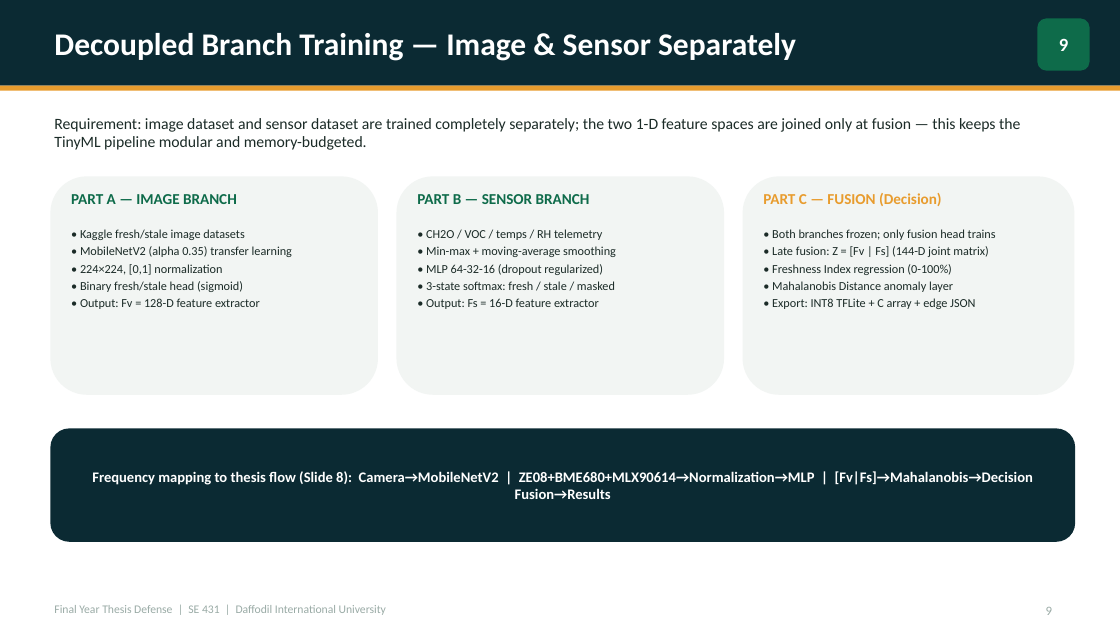
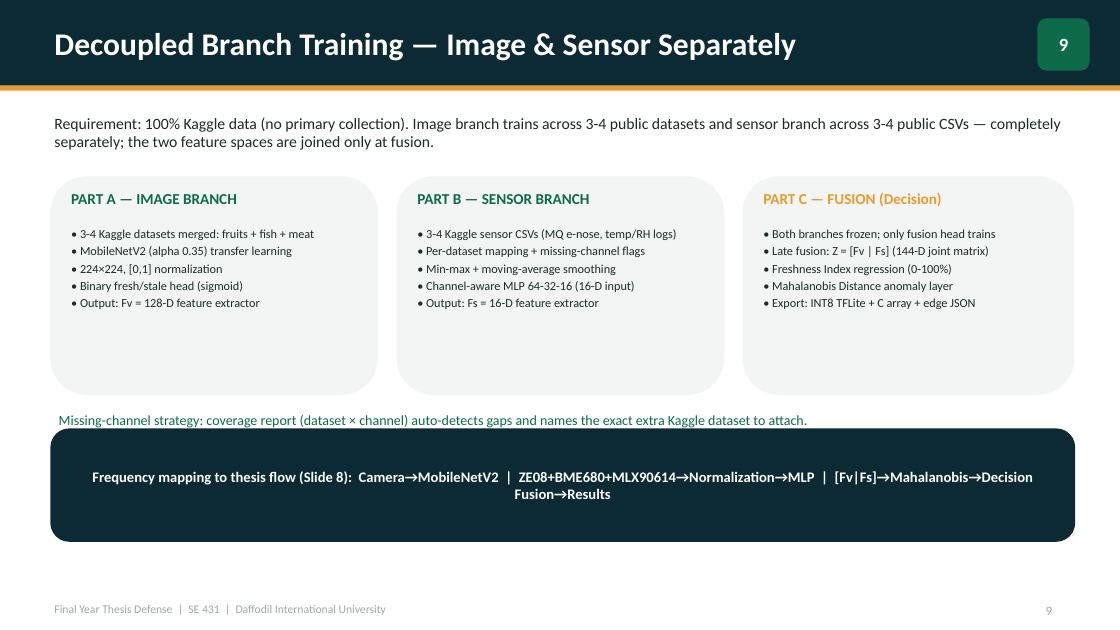
Before and after one commit to hasib0000007/foodtestiong, a slide deck: slide 9 of Final_Defense_Presentation.pptx. Drawn at 1120x630 pixels with LibreOffice and Linux fonts; fonts in the diff are those of the drawing. Boxes give left, top, right and bottom in pixels: in the first picture for what was removed or moved away, otherwise in the second. Text is boxed around its words. In the diff, an @@ line names an element or a change of style, - is before the commit and + after.

Commit message:
Slides 9-10: 100% Kaggle multi-dataset strategy and missing-channel handling

```diff
--- a/Final_Defense_Presentation.pptx
+++ b/Final_Defense_Presentation.pptx
@@ text at <box>54,117,1060,150</box>: text changed @@
-Requirement: image dataset and sensor dataset are trained completely separately; the two 1-D feature spaces are joined only at fusion — this keeps the TinyML pipeline modular and memory-budgeted.
+Requirement: 100% Kaggle data (no primary collection). Image branch trains across 3-4 public datasets and sensor branch across 3-4 public CSVs — completely separately; the two feature spaces are joined only at fusion.
@@ text at <box>80,229,315,240</box>: text changed @@
-• Kaggle fresh/stale image datasets
+• 3-4 Kaggle datasets merged: fruits + fish + meat
@@ text at <box>426,229,676,257</box>: text changed @@
-• CH2O / VOC / temps / RH telemetry
+• 3-4 Kaggle sensor CSVs (MQ e-nose, temp/RH logs)
+• Per-dataset mapping + missing-channel flags
@@ text at <box>426,281,635,292</box>: text changed @@
-• MLP 64-32-16 (dropout regularized)
-• 3-state softmax: fresh / stale / masked
+• Channel-aware MLP 64-32-16 (16-D input)
@@ text added at <box>59,415,808,429</box>, 12 pt, text #0E6B4A @@
+Missing-channel strategy: coverage report (dataset × channel) auto-detects gaps and names the exact extra Kaggle dataset to attach.
```
Also in this commit, not shown: 1 other slide changed, 1 other file.
